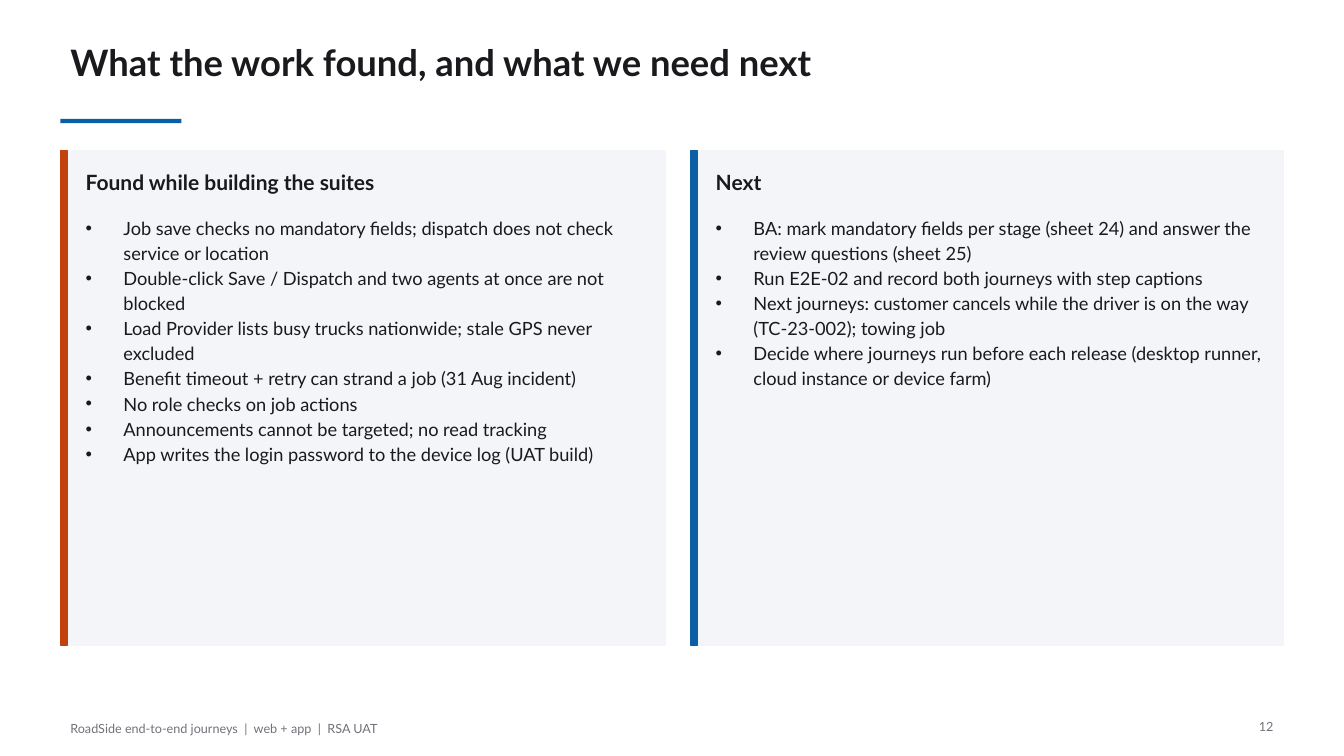
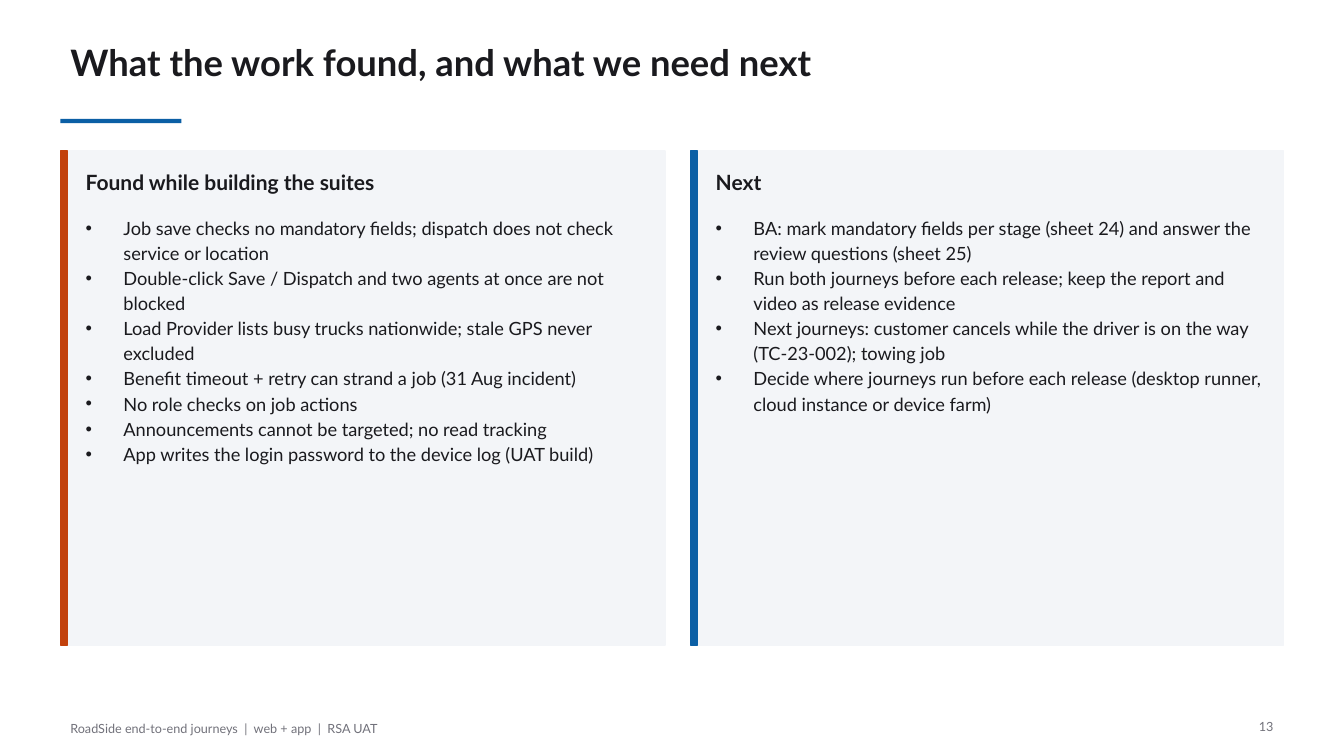
Before and after one commit to bulubuloa/AS.APAC.AI.Workshop, a slide deck: slide 13 of presentations/RoadSide_E2E_Journeys.pptx (slide 12 before the commit). Drawn at 1344x756 pixels with LibreOffice and Linux fonts; fonts in the diff are those of the drawing. Boxes give left, top, right and bottom in pixels: in the first picture for what was removed or moved away, otherwise in the second. Text is boxed around its words. In the diff, an @@ line names an element or a change of style, - is before the commit and + after.

Commit message:
E2E tests follow the suite steps (11/8) with captions held 2.5 s; deck with 22 Oct results

```diff
--- a/presentations/RoadSide_E2E_Journeys.pptx
+++ b/presentations/RoadSide_E2E_Journeys.pptx
@@ text at bbox=[753, 271, 1224, 310]: text changed @@
-• Run E2E-02 and record both journeys with step captions
+• Run both journeys before each release; keep the report and video as release evidence
```
Also in this commit, not shown: 5 other slides changed, 1 slide added, 13 other files.
